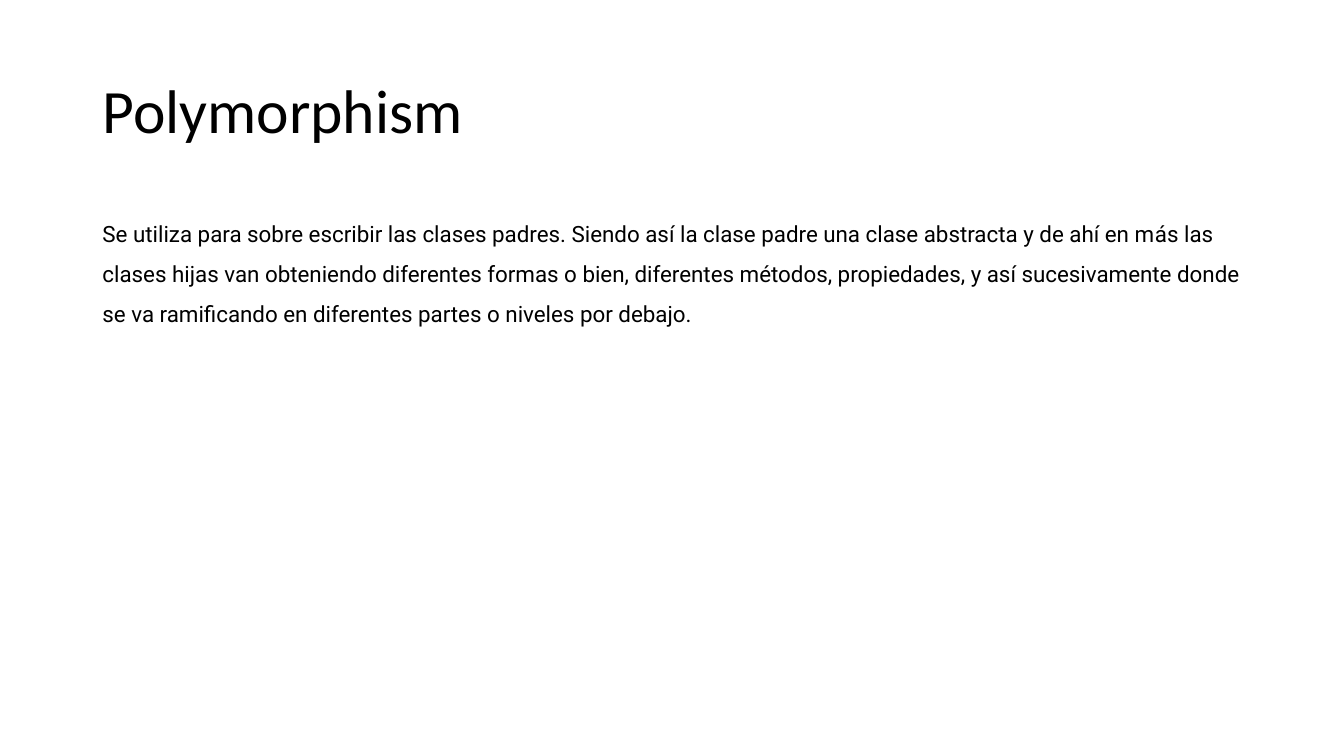
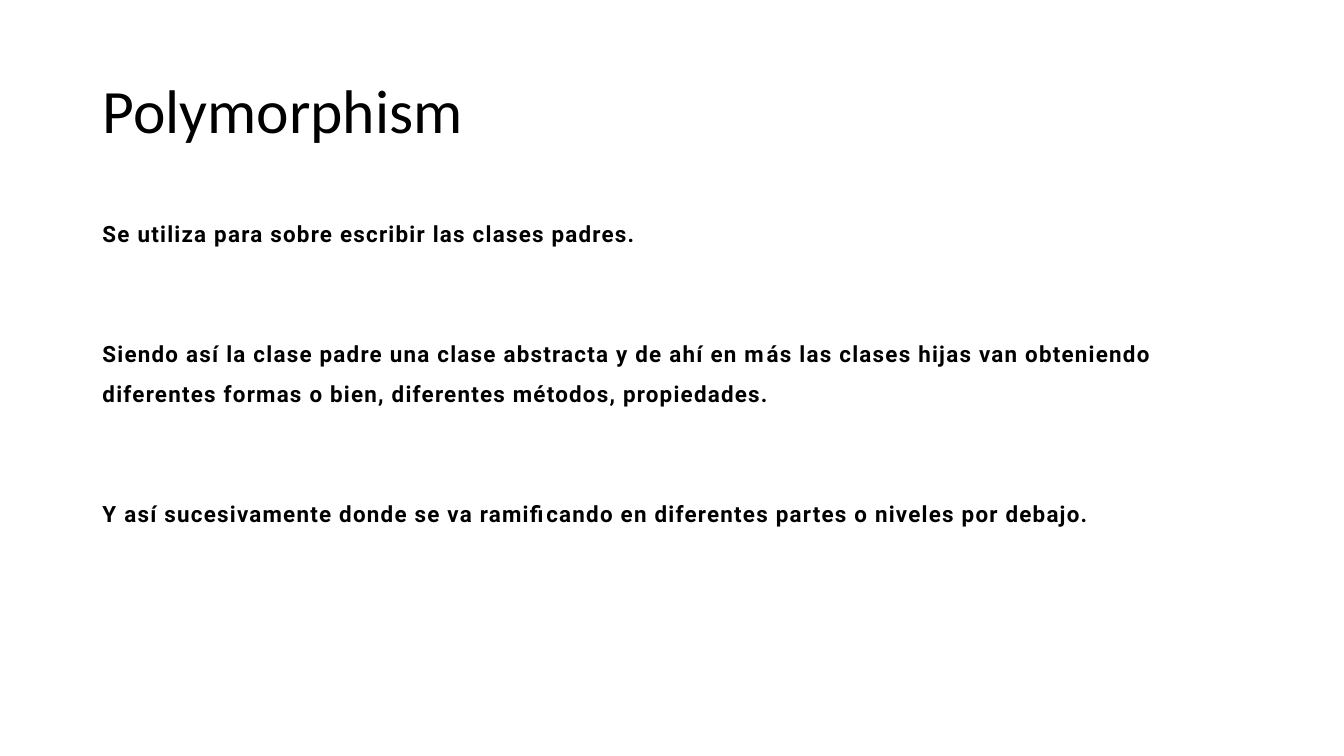
Before and after one commit to abelcondear/course, a slide deck: slide 21 of software-engineer-intro/spanish/ingeniero-de-software.pptx. Drawn at 1344x756 pixels with LibreOffice and Linux fonts; fonts in the diff are those of the drawing. Boxes give left, top, right and bottom in pixels: in the first picture for what was removed or moved away, otherwise in the second. Text is boxed around its words. In the diff, an @@ line names an element or a change of style, - is before the commit and + after.

```diff
--- a/software-engineer-intro/spanish/ingeniero-de-software.pptx
+++ b/software-engineer-intro/spanish/ingeniero-de-software.pptx
@@ text at <box>102,225,1149,527</box>: text changed; bold on @@
-Se utiliza para sobre escribir las clases padres. Siendo así la clase padre una clase abstracta y de ahí en más las clases hijas van obteniendo diferentes formas o bien, diferentes métodos, propiedades, y así sucesivamente donde se va ramificando en diferentes partes o niveles por debajo.
+Se utiliza para sobre escribir las clases padres.
+Siendo así la clase padre una clase abstracta y de ahí en más las clases hijas van obteniendo diferentes formas o bien, diferentes métodos, propiedades.
+Y así sucesivamente donde se va ramificando en diferentes partes o niveles por debajo.
```
Also in this commit, not shown: 41 other slides changed, 3 other files.
